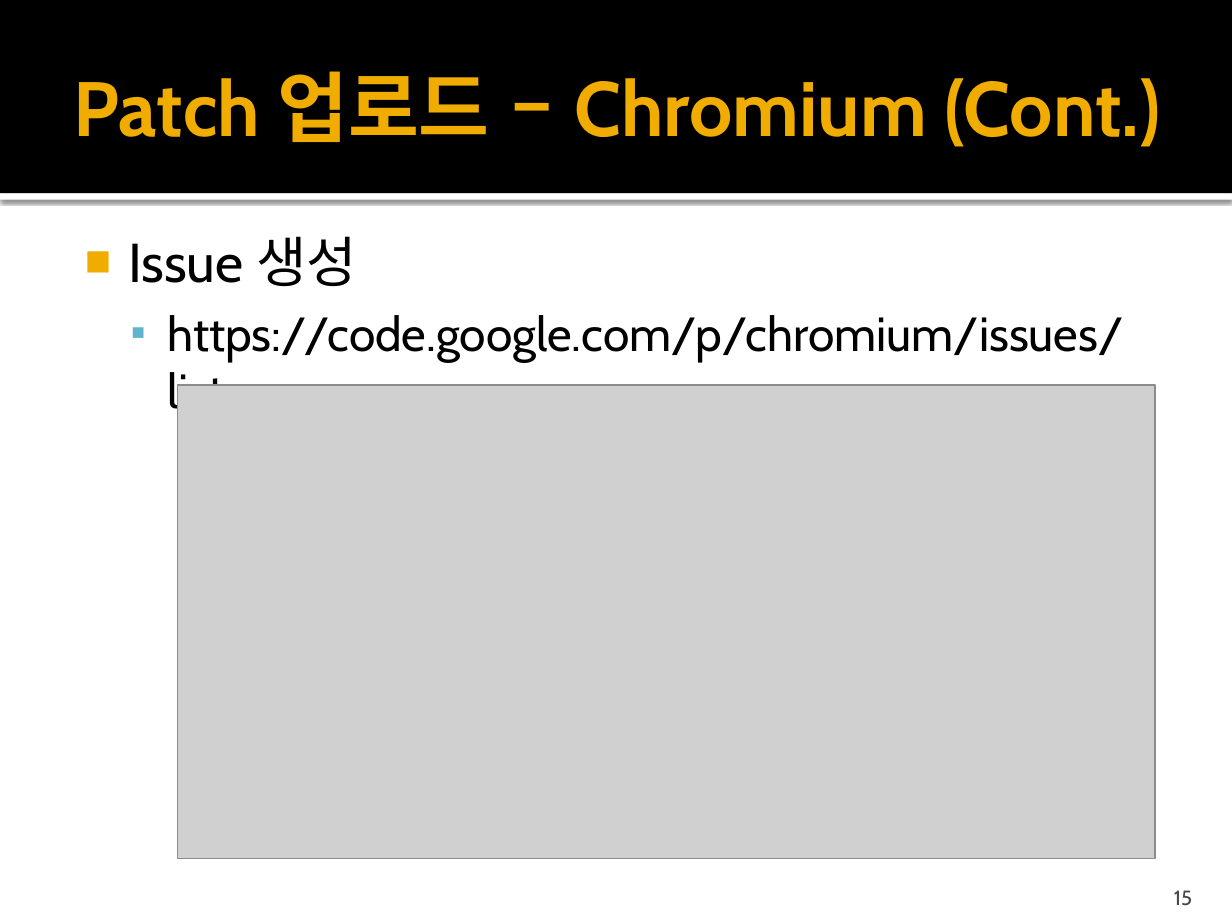
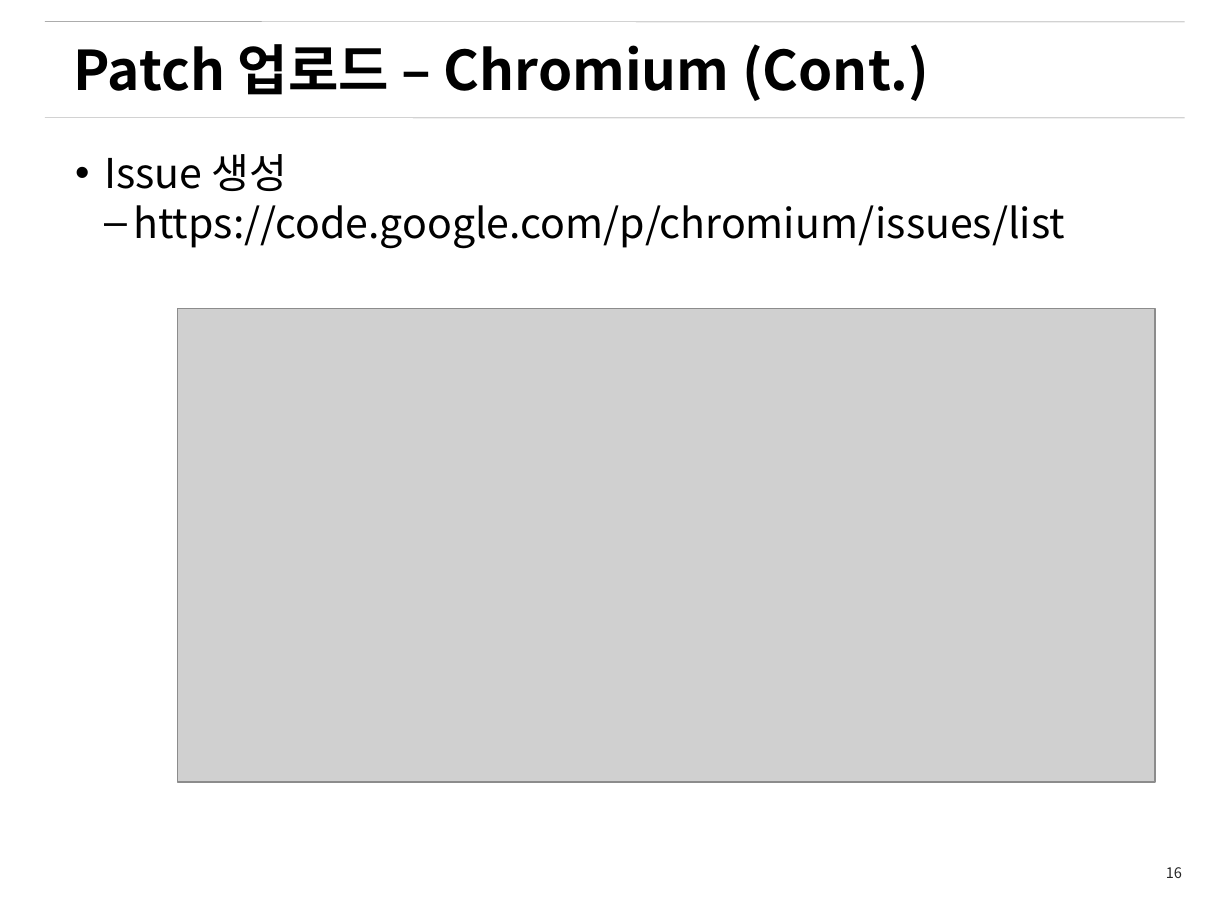
Before and after one commit to Gyuyoung/document, a slide deck: slide 16 of WebKitChromiumContributionProcess.pptx (slide 15 before the commit). Drawn at 1232x924 pixels with LibreOffice and Linux fonts; fonts in the diff are those of the drawing; grey boxes stand for pictures; background and template pictures are left out. Boxes give left, top, right and bottom in pixels: in the first picture for what was removed or moved away, otherwise in the second. Text is boxed around its words. In the diff, an @@ line names an element or a change of style, - is before the commit and + after.

```diff
--- a/WebKitChromiumContributionProcess.pptx
+++ b/WebKitChromiumContributionProcess.pptx
@@ rectangle removed at (x1=0, y1=0, x2=1232, y2=193) @@
@@ line added from (44, 22) to (1185, 22), #808080 0.26 pt @@
@@ text "Patch 업로드 – Chromium (Cont.)" at (x1=74, y1=44, x2=929, y2=101): size 45 to 32 pt, font Cabin to Noto Sans CJK KR, text colour #F0AD00 to #000000 @@
@@ line added from (44, 118) to (1185, 118), #808080 0.26 pt @@
@@ text "Issue 생성" moved from (x1=128, y1=236, x2=1124, y2=419) to (x1=104, y1=154, x2=1065, y2=249) @@
@@ text "Issue 생성" at (x1=104, y1=154, x2=1065, y2=249): size 32 to 24 pt in "Issue 생성"; font Cabin to Noto Sans CJK KR; size 28 to 24 pt in "https://code.google.com/p/chromium/issues/list"; bullet ■ to •; bullet ▪ to –; less space between paragraphs @@
@@ rectangle removed at (x1=0, y1=193, x2=1232, y2=200) @@
@@ picture moved from (x1=177, y1=384, x2=1154, y2=859) to (x1=177, y1=308, x2=1154, y2=782) @@
@@ page number added at (x1=1166, y1=867, x2=1182, y2=878), 8.5 pt, text #262626 @@
+16
@@ page number removed at (x1=1174, y1=890, x2=1192, y2=906) @@
-15
```
Also in this commit, not shown: 18 other slides changed, 6 slides added, 1 slide removed.
